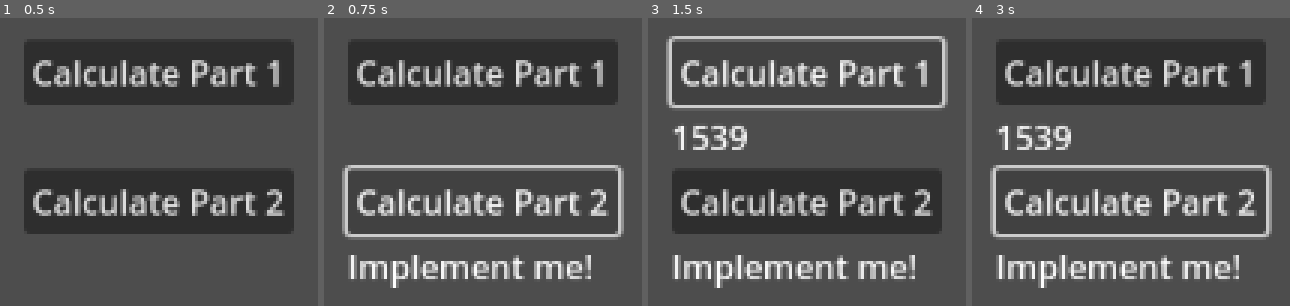
Above: before the commit, frames 1-4 (left to right).
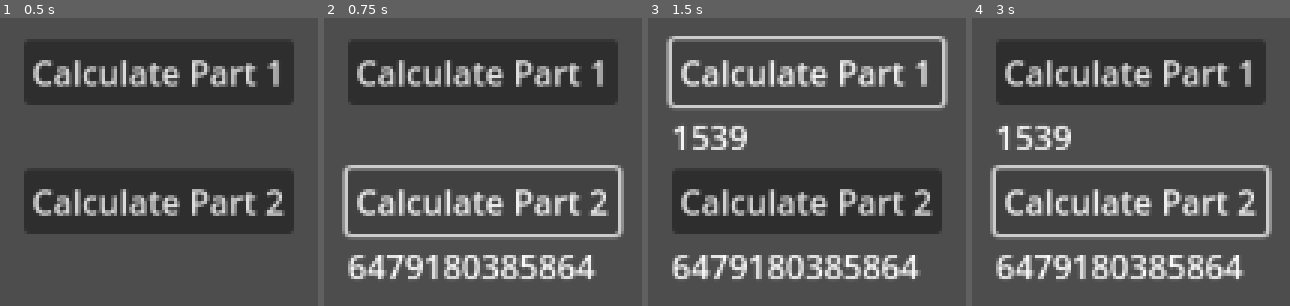
Above: after the commit, the same moments.

Repository: ehj37/Advent-of-Code-2025
Game: Godot game, scene res://day7/day7.tscn
Two runs of this game, one before a commit and one after it. Both use one fixed random seed, a clock stepped at 60 frames per second and the inputs below.
Inputs:
- Up to frame 1 (0.5 s): no input
- Up to frame 2 (0.75 s): click "Calculate Part 2" at 0.5 s
- Up to frame 3 (1.5 s): click "Calculate Part 1" at 1.25 s
- Up to frame 4 (3 s): click "Calculate Part 1" at 2 s; click "Calculate Part 2" at 2.75 s

Frame 1 is identical in both runs. In frame 2, 4.5% of the frame differs, in the area x 7-86%, y 82-94%; in frame 3, 4.5%; in frame 4, 4.5%.

Commit message:
Day 7 part 2

Diff:
--- a/advent-of-code-2025/day7/day7.gd
+++ b/advent-of-code-2025/day7/day7.gd
@@ -1,6 +1,7 @@
 extends Control
 
 var _lines: Array = []
+var _line_num_and_index_to_num_worlds = {}
 
 @onready var button_part_1: Button = $VBoxContainer/VBoxContainerPart1/ButtonPart1
 @onready var label_part_1: Label = $VBoxContainer/VBoxContainerPart1/LabelPart1
@@ -12,7 +13,7 @@
 	_lines = []
 
 	var file = FileAccess.open("res://day7/input.txt", FileAccess.READ)
-	# var file = FileAccess.open("res://day7/example_1.txt", FileAccess.READ)
+	#var file = FileAccess.open("res://day7/example_1.txt", FileAccess.READ)
 
 	while !file.eof_reached():
 		var line = file.get_line()
@@ -53,10 +54,57 @@
 	return str(num_splits)
 
 
+func num_timelines(lines: Array) -> int:
+	for i in range(lines.size()):
+		var line = lines[i]
+		if line.has("S") || line.has("|"):
+			continue
+
+		for j in range(line.size()):
+			var c = line[j]
+			var above_c = lines[i - 1][j]
+			if above_c == "." || above_c == "^":
+				continue
+
+			var cached_value = _line_num_and_index_to_num_worlds.get([i - 1, j])
+			if cached_value != null:
+				return cached_value
+
+			match c:
+				".":
+					if i == lines.size() - 1:
+						_line_num_and_index_to_num_worlds[[i, j]] = 1
+						return 1
+					var new_lines = lines.duplicate_deep()
+					new_lines[i][j] = "|"
+					var num_worlds = num_timelines(new_lines)
+					_line_num_and_index_to_num_worlds[[i, j]] = num_worlds
+					return num_worlds
+				"^":
+					var num_worlds = 0
+					if j > 0 && line[j - 1] == ".":
+						var left_world_lines = lines.duplicate_deep()
+						left_world_lines[i][j - 1] = "|"
+						var num_worlds_l = num_timelines(left_world_lines)
+						_line_num_and_index_to_num_worlds[[i, j - 1]] = num_worlds_l
+						num_worlds += num_worlds_l
+					if j < line.size() - 1 && line[j + 1] == ".":
+						var right_world_lines = lines.duplicate_deep()
+						right_world_lines[i][j + 1] = "|"
+						var num_worlds_r = num_timelines(right_world_lines)
+						_line_num_and_index_to_num_worlds[[i, j + 1]] = num_worlds_r
+						num_worlds += num_worlds_r
+
+					return num_worlds
+
+	assert("If we've gotten here, something has gone terribly wrong.")
+	return 0
+
+
 func part_two() -> String:
 	_parse_input()
 
-	return "Implement me!"
+	return str(num_timelines(_lines))
 
 
 func _on_button_part_1_pressed():
